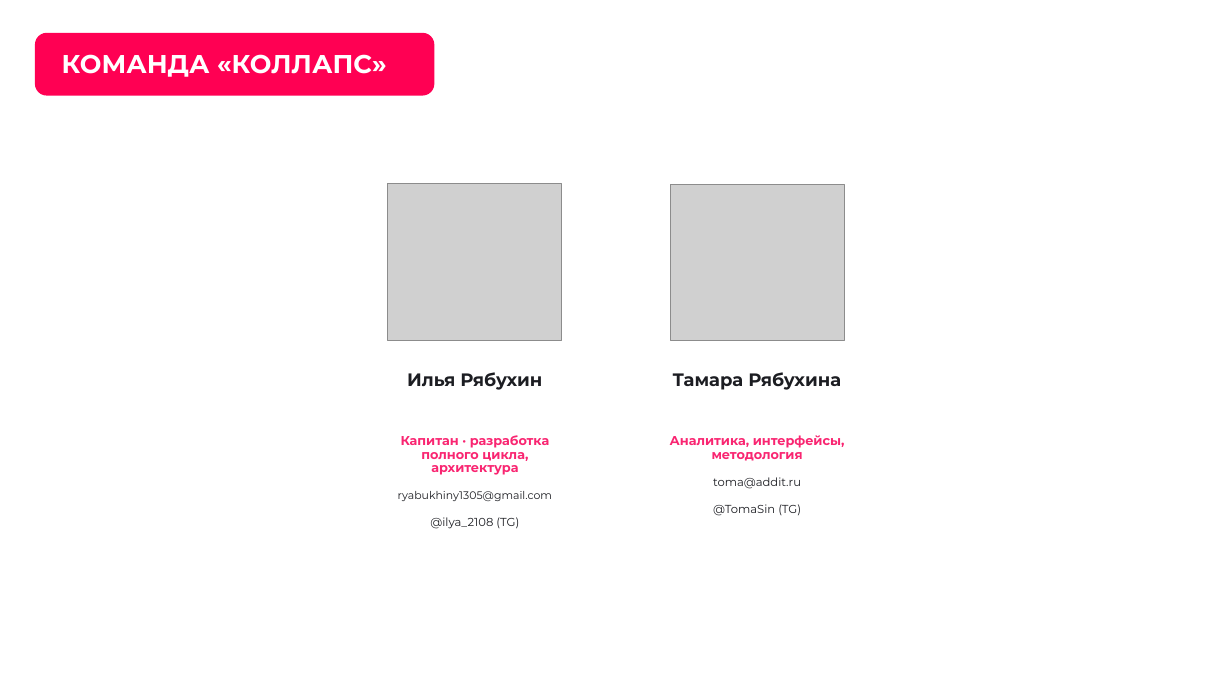
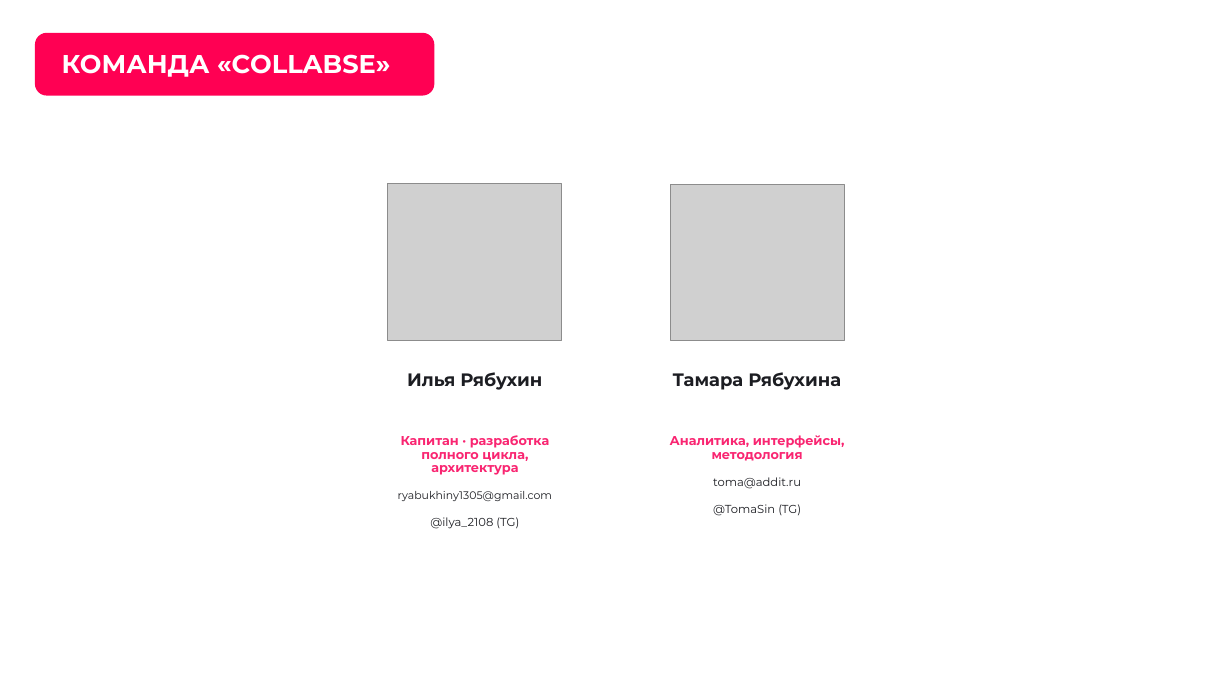
Before and after one commit to ilya2108/Collabse-LCT-Alma, a slide deck: slide 2 of docs/presentation/Альма — презентация.pptx. Drawn at 1232x693 pixels with LibreOffice and Linux fonts; fonts in the diff are those of the drawing; grey boxes stand for pictures; background and template pictures are left out. Boxes give left, top, right and bottom in pixels: in the first picture for what was removed or moved away, otherwise in the second. Text is boxed around its words. In the diff, an @@ line names an element or a change of style, - is before the commit and + after.

Commit message:
Команда Collabse: имя в README, руководстве и презентации

```diff
--- a/docs/presentation/Альма — презентация.pptx
+++ b/docs/presentation/Альма — презентация.pptx
@@ title at [62,54,390,77]: text changed @@
-КОМАНДА «КОЛЛАПС»
+КОМАНДА «COLLABSE»
```
Also in this commit, not shown: 2 other slides changed, 4 other files.
